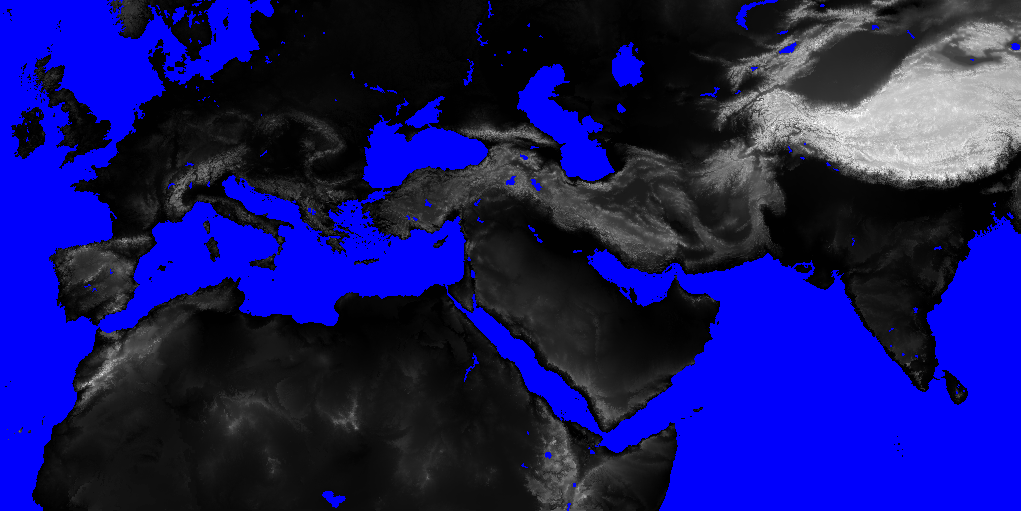
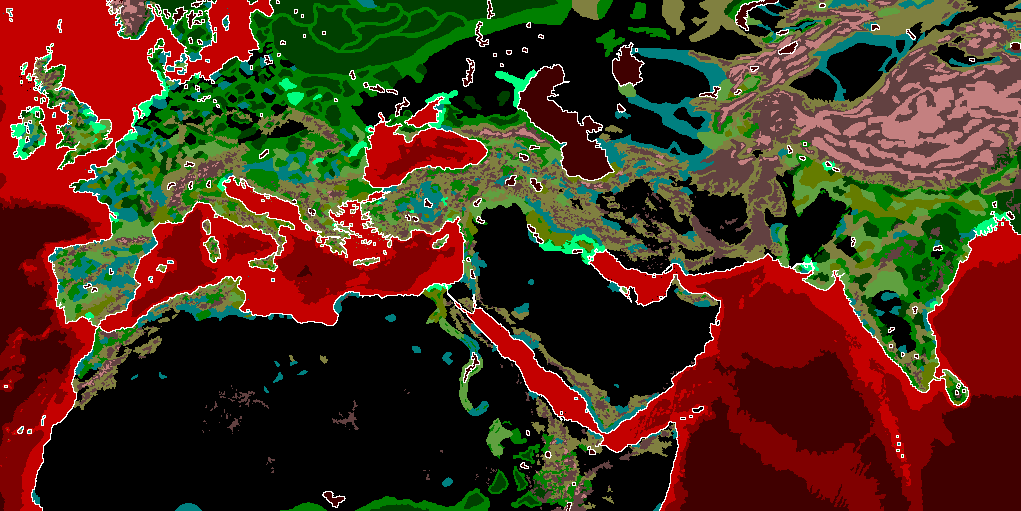
Before/after of a 1021 × 511 layered artwork. What changed in the layer stack:
showed "map_ground_types", painted on it over (0, 0, 1021, 511)
hid "map_heights", painted on it over (0, 0, 1021, 511)
